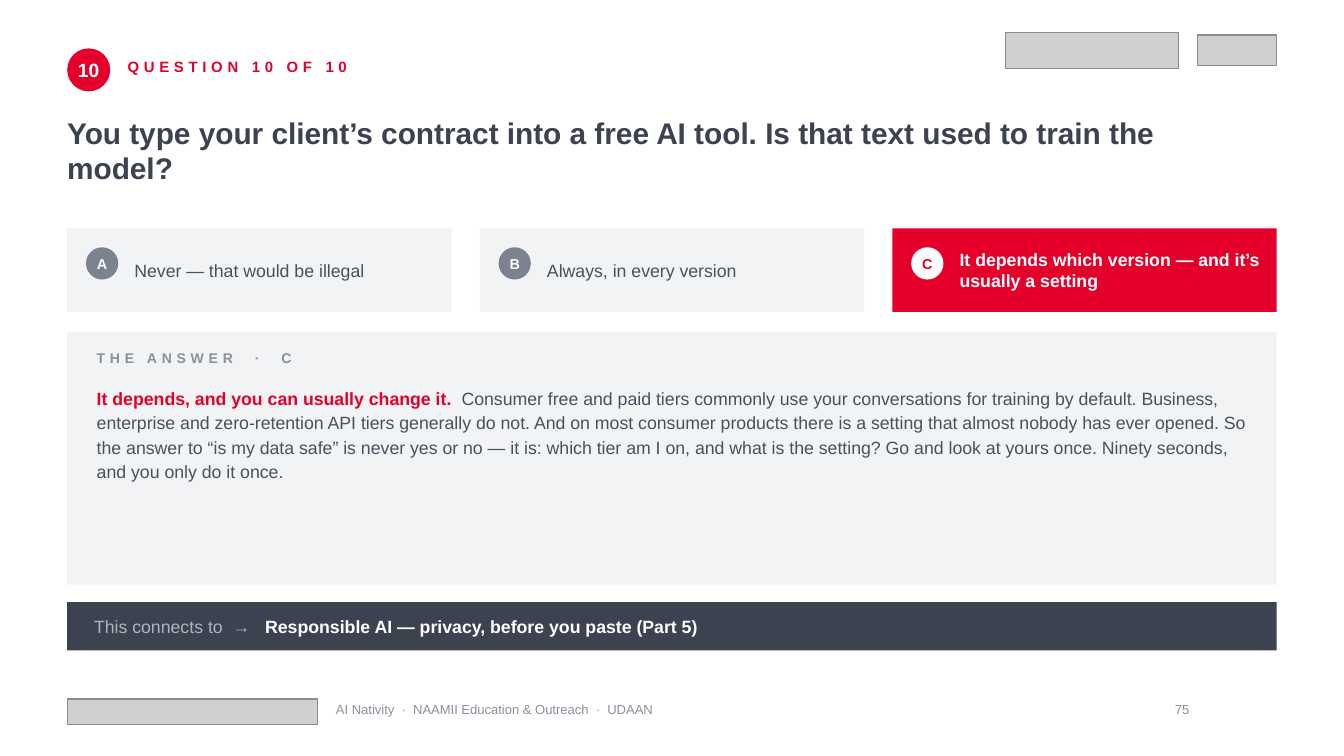
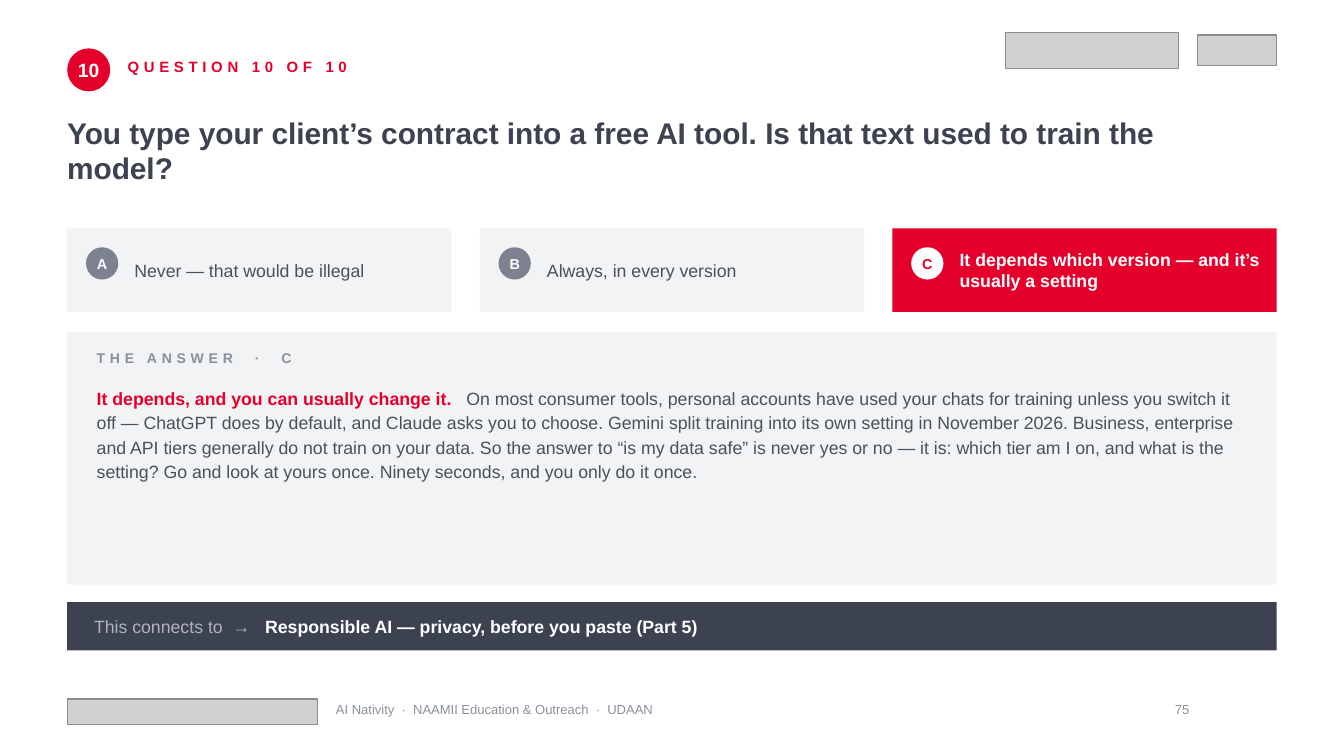
Before and after one commit to gitparihub-NAAMII/EU-UDAAN, a slide deck: slide 75 of AI Native/6-workshops/ai-nativity-2026/final/deck/ai-nativity-2026.pptx. Drawn at 1344x756 pixels with LibreOffice and Linux fonts; fonts in the diff are those of the drawing; grey boxes stand for pictures; background and template pictures are left out. Boxes give left, top, right and bottom in pixels: in the first picture for what was removed or moved away, otherwise in the second. Text is boxed around its words. In the diff, an @@ line names an element or a change of style, - is before the commit and + after.

```diff
--- a/AI Native/6-workshops/ai-nativity-2026/final/deck/ai-nativity-2026.pptx
+++ b/AI Native/6-workshops/ai-nativity-2026/final/deck/ai-nativity-2026.pptx
@@ text at <box>97,392,1234,482</box>: text changed @@
-It depends, and you can usually change it. Consumer free and paid tiers commonly use your conversations for training by default. Business, enterprise and zero-retention API tiers generally do not. And on most consumer products there is a setting that almost nobody has ever opened. So the answer to “is my data safe” is never yes or no — it is: which tier am I on, and what is the setting? Go and look at yours once. Ninety seconds, and you only do it once.
+It depends, and you can usually change it. On most consumer tools, personal accounts have used your chats for training unless you switch it off — ChatGPT does by default, and Claude asks you to choose. Gemini split training into its own setting in November 2026. Business, enterprise and API tiers generally do not train on your data. So the answer to “is my data safe” is never yes or no — it is: which tier am I on, and what is the setting? Go and look at yours once. Ninety seconds, and you only do it once.
```
Also in this commit, not shown: 15 other slides changed, 5 other files.
